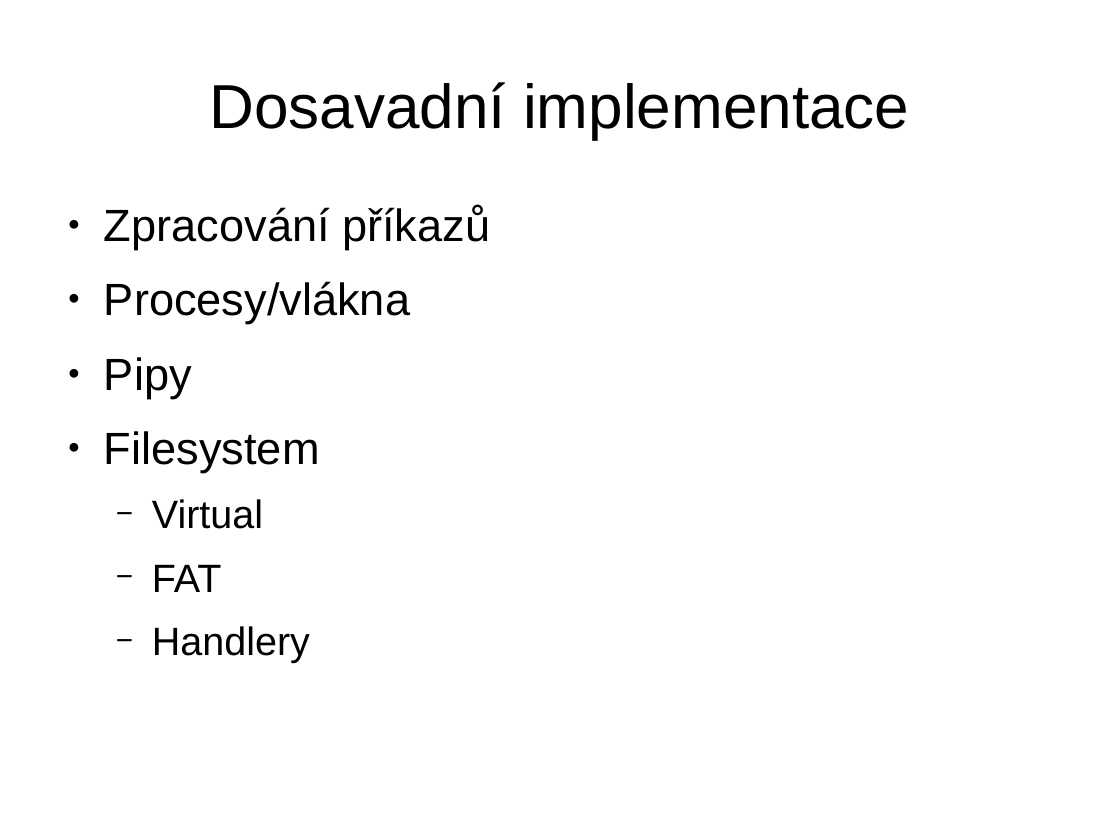
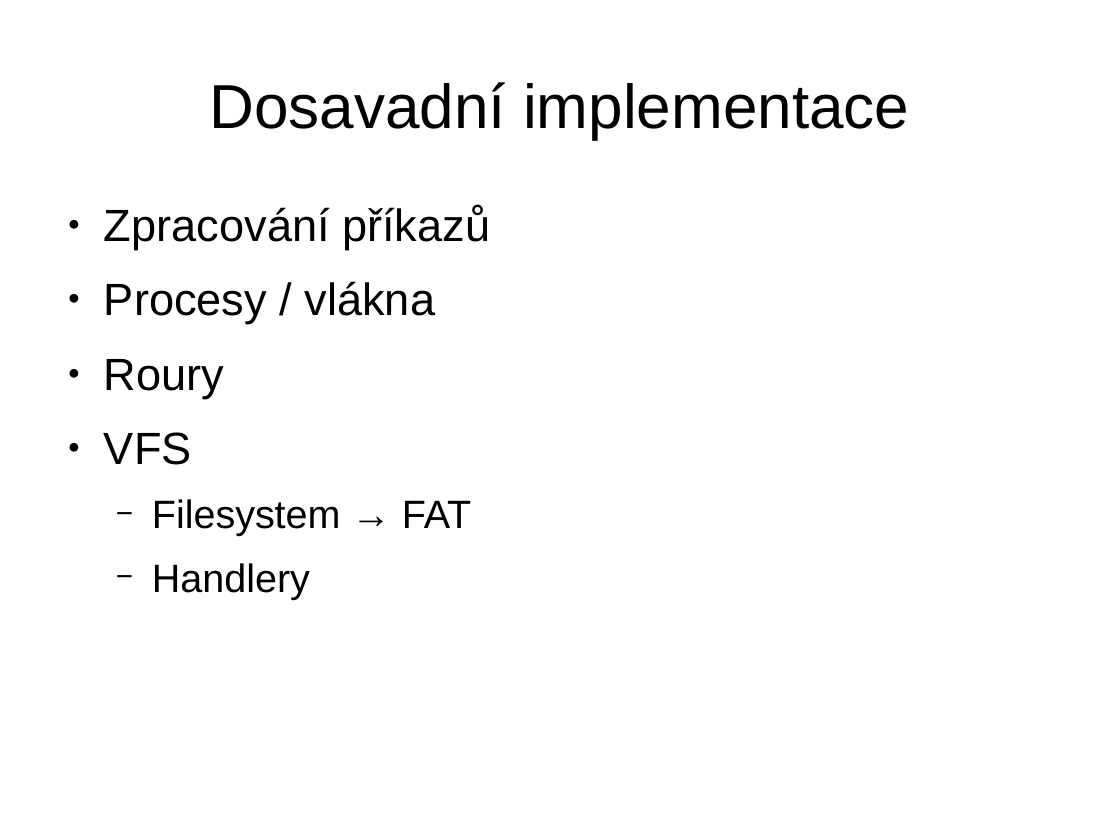
Before and after one commit to pornosaur/KIV-OS, a slide deck: slide 2 of doc/prezentace.odp. Drawn at 1120x840 pixels with LibreOffice and Linux fonts; fonts in the diff are those of the drawing. Boxes give left, top, right and bottom in pixels: in the first picture for what was removed or moved away, otherwise in the second. Text is boxed around its words. In the diff, an @@ line names an element or a change of style, - is before the commit and + after.

```diff
--- a/doc/prezentace.odp
+++ b/doc/prezentace.odp
@@ text at bbox=[104, 281, 471, 536]: text changed @@
-● Procesy/vlákna
-● Pipy
-● Filesystem
-  − Virtual
-  − FAT
+● Procesy / vlákna
+● Roury
+● VFS
+  − Filesystem → FAT
```
Also in this commit, not shown: 3 other slides changed, 4 slides added, 2 slides removed, 2 other files.
